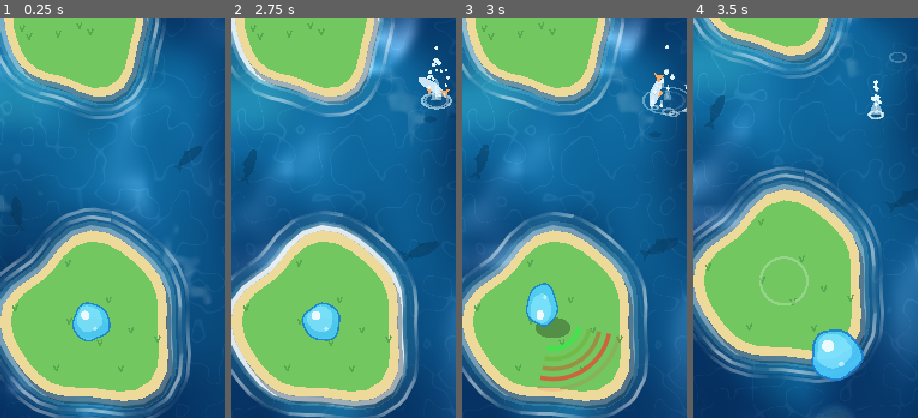
Above: before the commit, frames 1-4 (left to right).
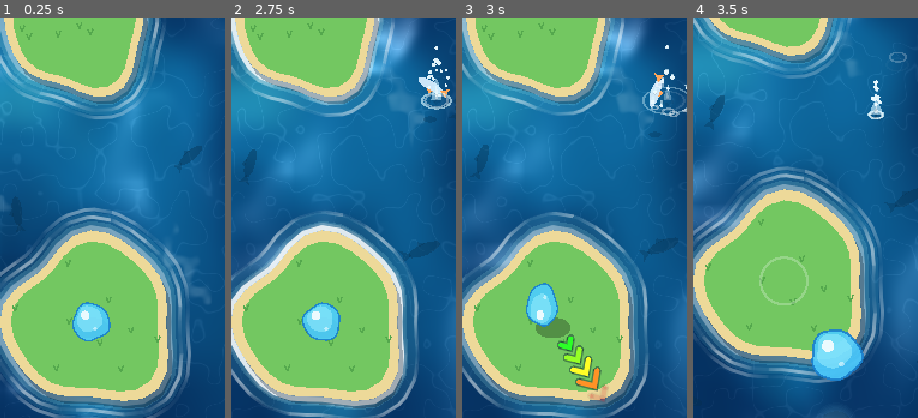
Above: after the commit, the same moments.

Repository: msagimbekov/ggjumps
Game: Godot game, scene res://scenes/main.tscn
Same seed, same stepped clock (60 frames per second), same inputs: the game is played once before the commit and once after it.
Inputs (mouse positions are % of the whole screen's width and height, from its top left):
- Up to frame 1 (0.25 s): no input
- Up to frame 2 (2.75 s): move the mouse to (72, 45) at 0.52 s; click (72, 45) at 0.67 s; drag from (30, 55) to (45, 70) at 1.27 s; move the mouse to (60, 28) at 2.02 s; click (60, 28) at 2.17 s
- Up to frame 3 (3 s): drag from (45, 70) to (20, 35) at 2.77 s
- Up to frame 4 (3.5 s): no input
The pictures show only the part of the screen within x 30-80%, y 32-82%; the shares and areas given below are measured in that part.

Frames 1-2 are identical in both runs. In frame 3, 2.3% of the frame differs, in the area x 34-67%, y 77-96%; in frame 4, nothing differs.

Commit message:
Drag power gauge: green-to-red chevron stack with outlines
Co-Authored-By: Claude Sonnet 5.5 <noreply@anthropic.com>

Diff:
--- a/scripts/fx.gd
+++ b/scripts/fx.gd
@@ -4,9 +4,9 @@
 
 const GRAVITY := 900.0
 const ARC_COUNT := 5
-const ARC_WIDTH := 4.0
+const ARC_WIDTH := 5.0
 ## All the drag arcs together are at most two bubble diameters wide.
-const ARC_BAND := Bubble.R * 2.4
+const ARC_BAND := Bubble.R * 3.6
 
 ## Quarter circles around the bubble towards the jump direction; more drag, more arcs.
 var arcs_on := false
@@ -92,17 +92,29 @@
 		draw_circle(pos, d.r, Color(0.92, 0.98, 1.0, 0.95))
 
 
+## Power gauge: a stack of chevrons pointing along the jump, growing and turning from green to
+## red as the drag gets longer. Dark outlines keep them readable on any water.
 func _draw_arcs() -> void:
+	var dir := Vector2.from_angle(arcs_angle)
+	var perp := dir.orthogonal()
 	var step := (ARC_BAND - ARC_WIDTH) / (ARC_COUNT - 1)
 	var shown := arcs_power * ARC_COUNT
 	for k in ARC_COUNT:
 		var a := clampf(shown - k, 0.0, 1.0)
 		if a <= 0.0:
 			break
-		var r := Bubble.R + 10.0 + k * step
-		var tone := Color(0.25, 0.9, 0.3).lerp(Color(1.0, 0.2, 0.2), float(k) / (ARC_COUNT - 1))
-		var col := Color(tone.r, tone.g, tone.b, a * 0.95)
-		draw_arc(arcs_from, r, arcs_angle - PI / 4.0, arcs_angle + PI / 4.0, 16, col, ARC_WIDTH, true)
+		var tip := arcs_from + dir * (Bubble.R + 14.0 + k * step)
+		var arm := (11.0 + k * 2.8) * (0.6 + 0.4 * a)
+		var w1 := tip - dir * arm * 0.74 + perp * arm * 0.68
+		var w2 := tip - dir * arm * 0.74 - perp * arm * 0.68
+		var pts := PackedVector2Array([w1, tip, w2])
+		var tone := Color.from_hsv(lerpf(0.33, 0.0, float(k) / (ARC_COUNT - 1)), 0.85, 1.0)
+		draw_polyline(pts, Color(0, 0.08, 0.16, 0.4 * a), ARC_WIDTH + 4.0, true)
+		for q in pts:
+			draw_circle(q, (ARC_WIDTH + 4.0) * 0.5, Color(0, 0.08, 0.16, 0.4 * a))
+		draw_polyline(pts, Color(tone.r, tone.g, tone.b, a), ARC_WIDTH, true)
+		for q in pts:
+			draw_circle(q, ARC_WIDTH * 0.5, Color(tone.r, tone.g, tone.b, a))
 
 
 ## The water column thrown up where something hits the surface.
